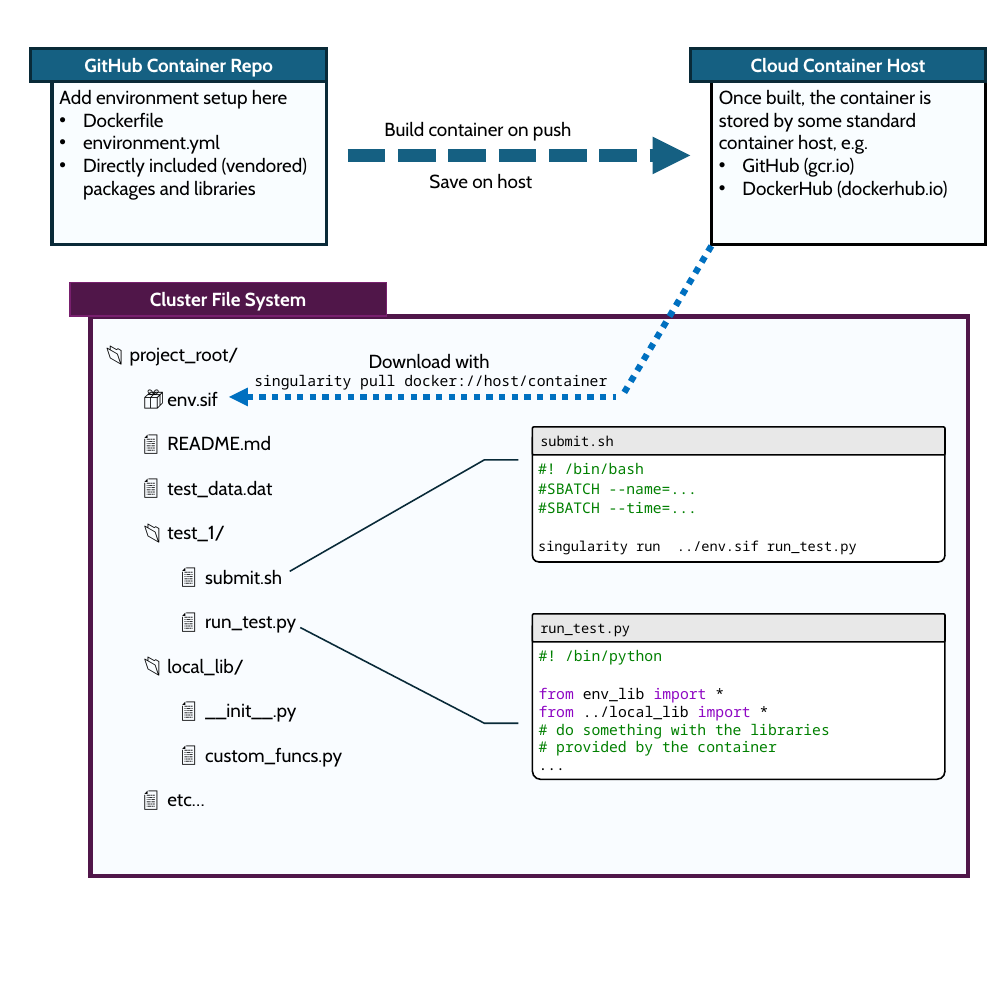
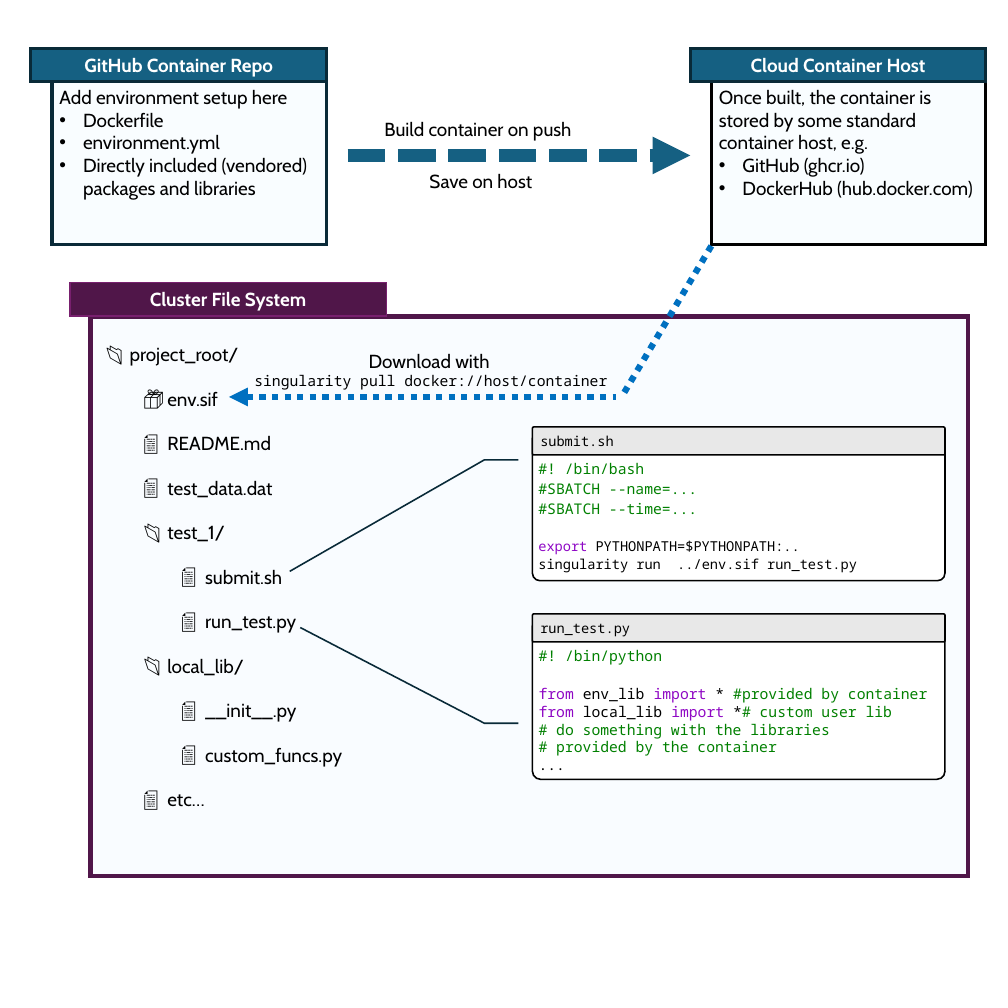
Before and after one commit to Tabor-Research-Group/data-transfer-tools, a slide deck: slide 1 of img/flow_chart.pptx. Drawn at 1008x1008 pixels with LibreOffice and Linux fonts; fonts in the diff are those of the drawing. Boxes give left, top, right and bottom in pixels: in the first picture for what was removed or moved away, otherwise in the second. Text is boxed around its words. In the diff, an @@ line names an element or a change of style, - is before the commit and + after.

```diff
--- a/img/flow_chart.pptx
+++ b/img/flow_chart.pptx
@@ text in rectangle at [742, 157, 973, 198]: text changed @@
-• GitHub (gcr.io)
-• DockerHub (dockerhub.io)
+• GitHub (ghcr.io)
+• DockerHub (hub.docker.com)
@@ rounded rectangle "#! /bin/bash": place and size @@
-rounded rectangle "#! /bin/bash" at [532, 431, 945, 562]
+rounded rectangle "#! /bin/bash" at [532, 431, 945, 581]
@@ text in rounded rectangle at [538, 540, 800, 555]: paragraph added @@
+export PYTHONPATH=$PYTHONPATH:..
@@ text in rounded rectangle at [539, 687, 927, 721]: text changed; text colour #000000 to #028001 @@
-from env_lib import *
-from ../local_lib import *
+from env_lib import * #provided by container
+from local_lib import *# custom user lib
```
Also in this commit, not shown: 6 other files.
